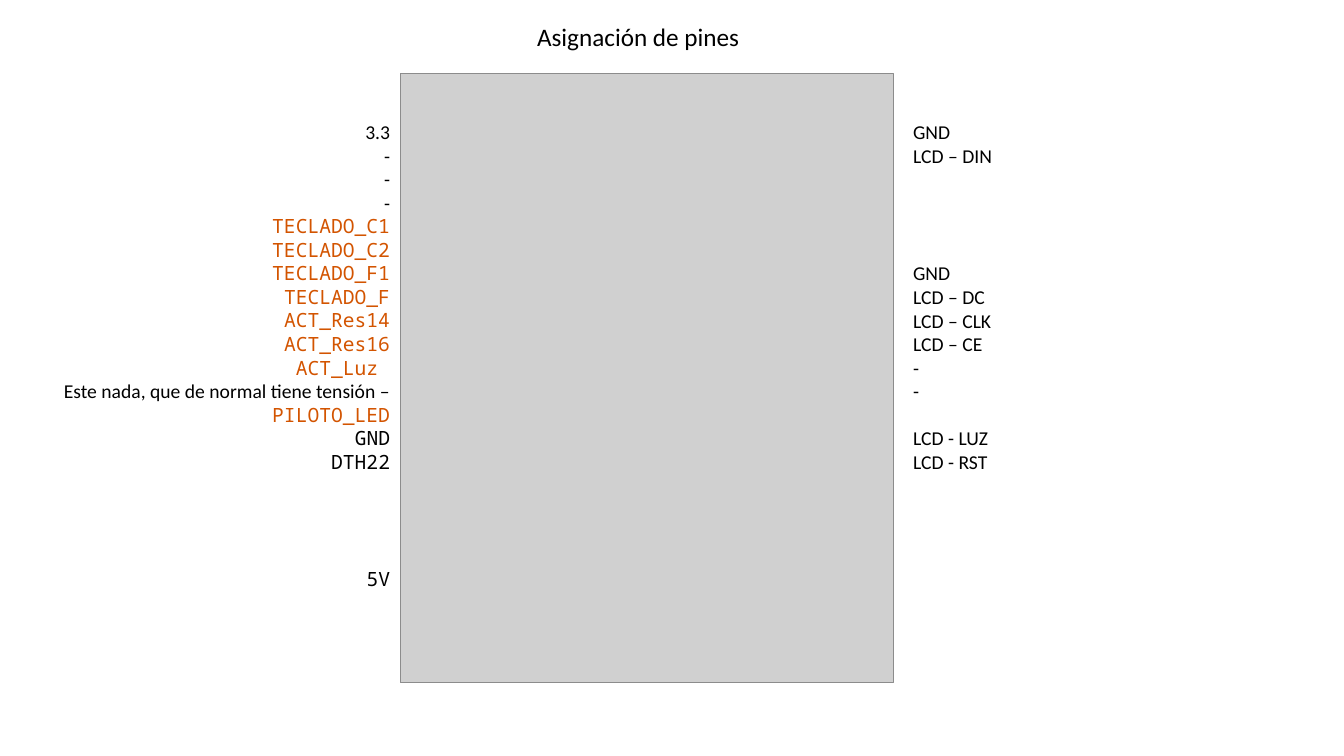
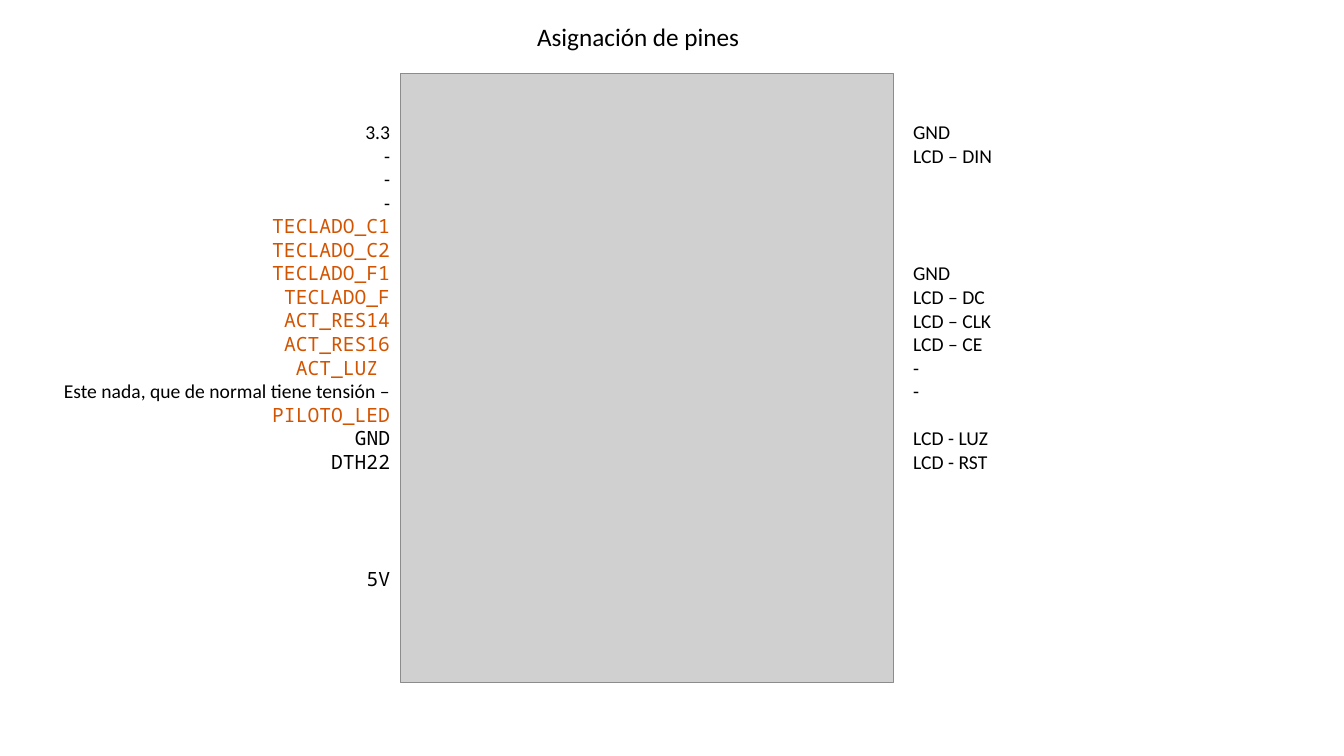
Before and after one commit to CatXD/Invernadero_ESP32, a slide deck: slide 2 of Esquemas.pptx. Drawn at 1344x756 pixels with LibreOffice and Linux fonts; fonts in the diff are those of the drawing; grey boxes stand for pictures. Boxes give left, top, right and bottom in pixels: in the first picture for what was removed or moved away, otherwise in the second. Text is boxed around its words. In the diff, an @@ line names an element or a change of style, - is before the commit and + after.

```diff
--- a/Esquemas.pptx
+++ b/Esquemas.pptx
@@ text at (x1=284, y1=313, x2=390, y2=378): text changed @@
-ACT_Res14
-ACT_Res16
-ACT_Luz
+ACT_RES14
+ACT_RES16
+ACT_LUZ
```
Also in this commit, not shown: 3 other slides changed, 19 other files.
